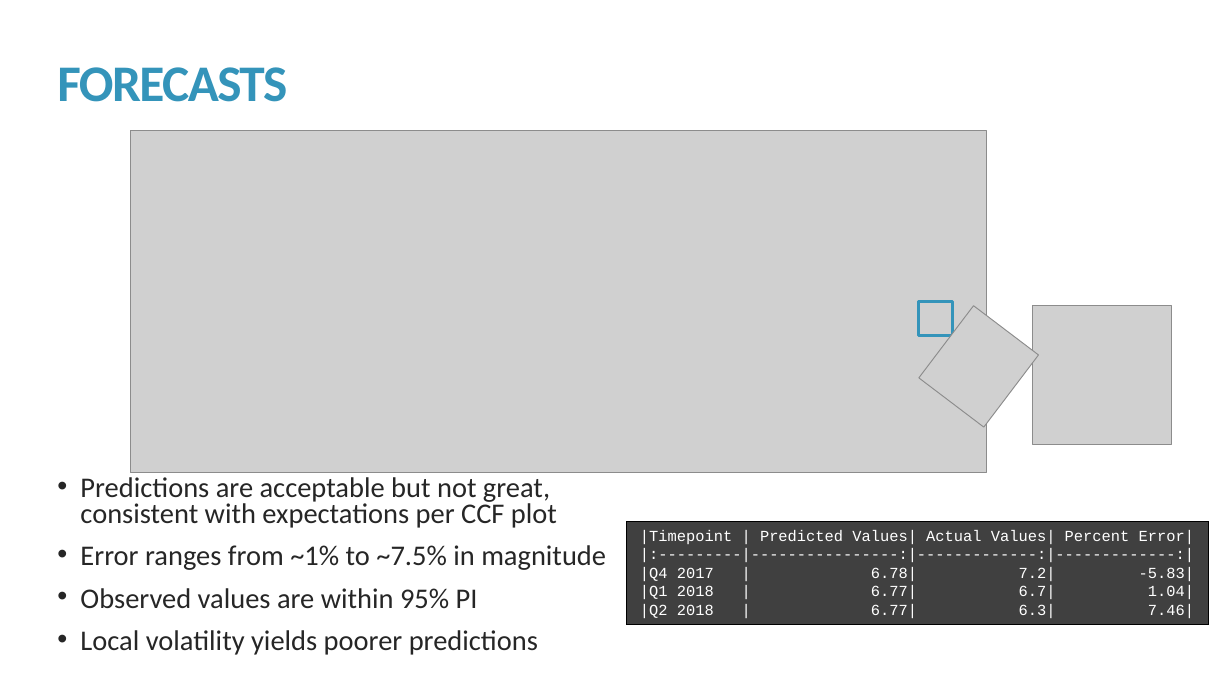
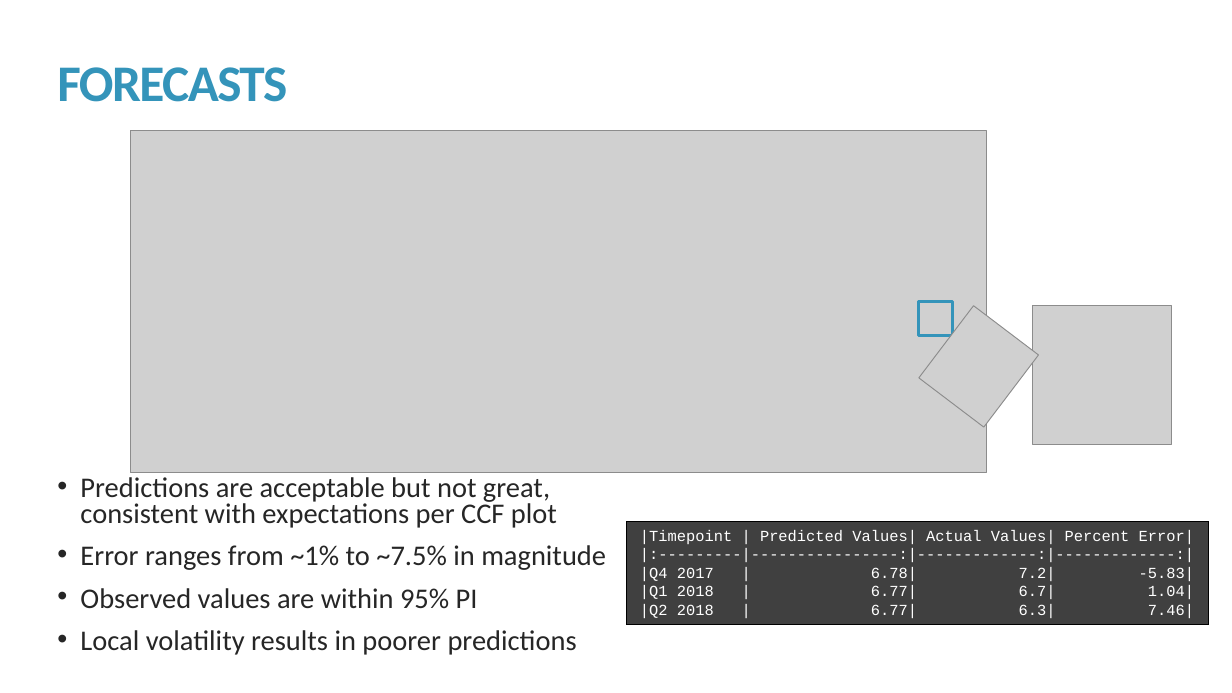
Before and after one commit to kmprioliPROF/MAT_8444_Final_Project, a slide deck: slide 15 of Prioli_Final_Proj.pptx. Drawn at 1232x693 pixels with LibreOffice and Linux fonts; fonts in the diff are those of the drawing; grey boxes stand for pictures. Boxes give left, top, right and bottom in pixels: in the first picture for what was removed or moved away, otherwise in the second. Text is boxed around its words. In the diff, an @@ line names an element or a change of style, - is before the commit and + after.

```diff
--- a/Prioli_Final_Proj.pptx
+++ b/Prioli_Final_Proj.pptx
@@ text at (x1=80, y1=630, x2=577, y2=655): text changed @@
-• Local volatility yields poorer predictions
+• Local volatility results in poorer predictions
```
Also in this commit, not shown: 5 other slides changed, 2 other files.
